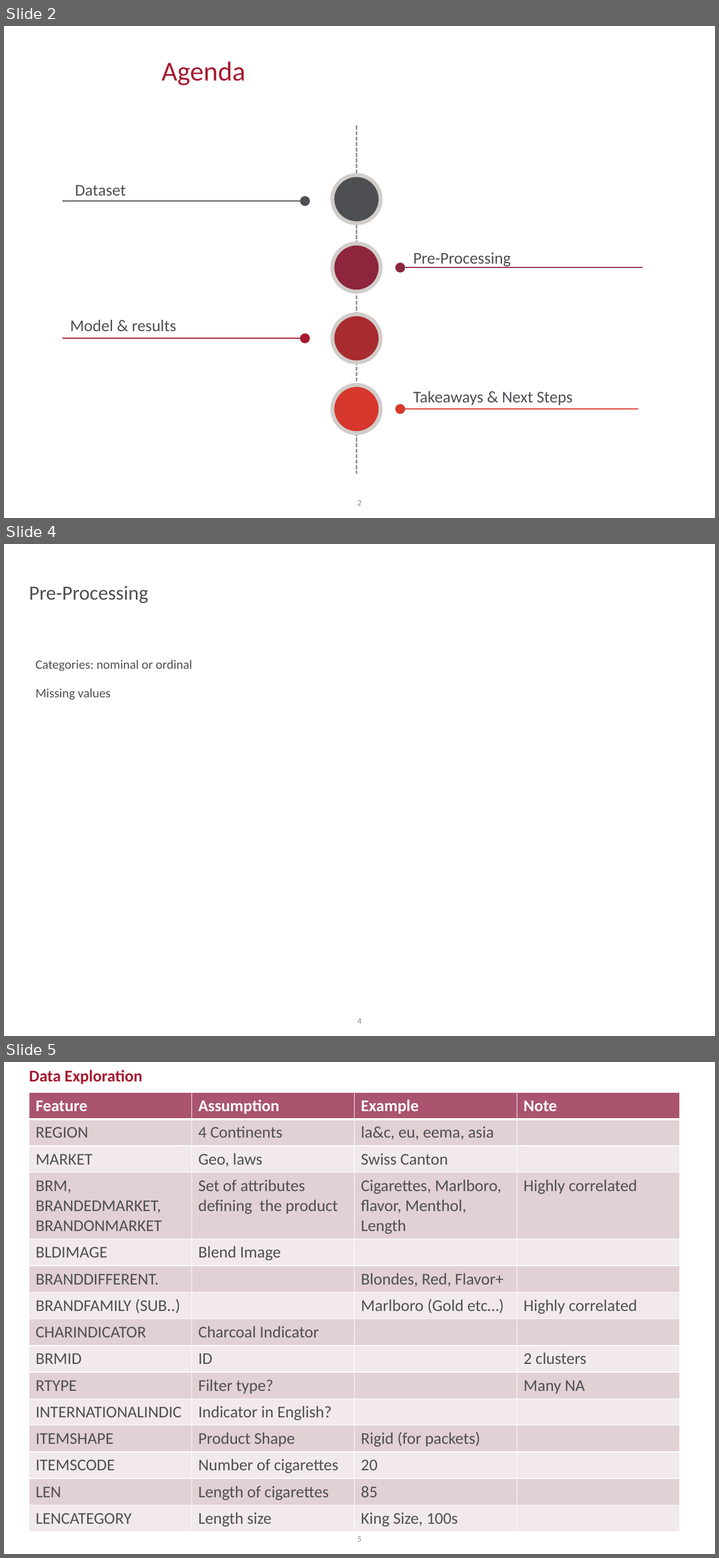
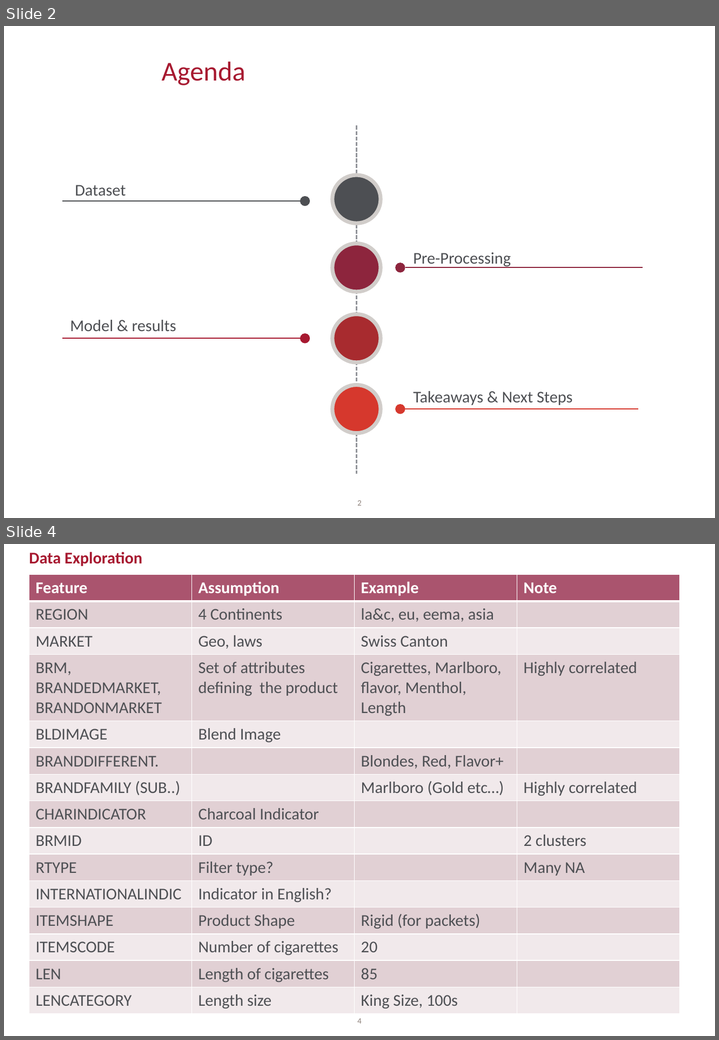
Before and after one commit to lbaligand/PMItest, a slide deck: Presentation.pptx. Shown one above the other, each under a label of ours: slides 2, 4 and 5 before the commit, slides 2 and 4 after it; the slides between them are not shown. The pictures are 719x1558 and 719x1040 pixels, drawn with LibreOffice and Linux fonts; fonts in the diff are those of the drawing; background and template pictures are left out. Boxes give left, top, right and bottom in pixels: in the first picture for what was removed or moved away, otherwise in the second. Text is boxed around its words. In the diff, an @@ line names an element or a change of style, - is before the commit and + after.

```diff
--- a/Presentation.pptx
+++ b/Presentation.pptx
@@ slide 4 removed at (4,544,715,1036), background #FFFFFF; not listed: 1 template element that a slide beside it also shows @@
@@ title removed at (29,586,148,603) @@
-Pre-Processing
@@ text removed at (35,660,192,700) @@
-Categories: nominal or ordinal
-Missing values
@@ what was slide 5 is now slide 4 @@
@@ page number at (357,1018,361,1024): text changed @@
-5
+4
```
Also in this commit, not shown: 7 slides changed, 4 slides added, 3 other slides removed.
